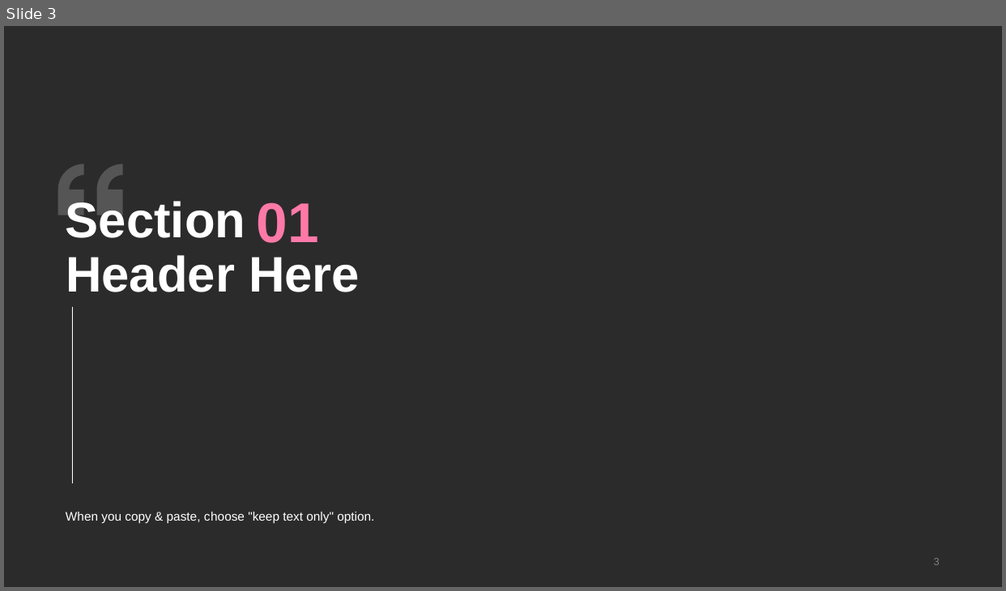
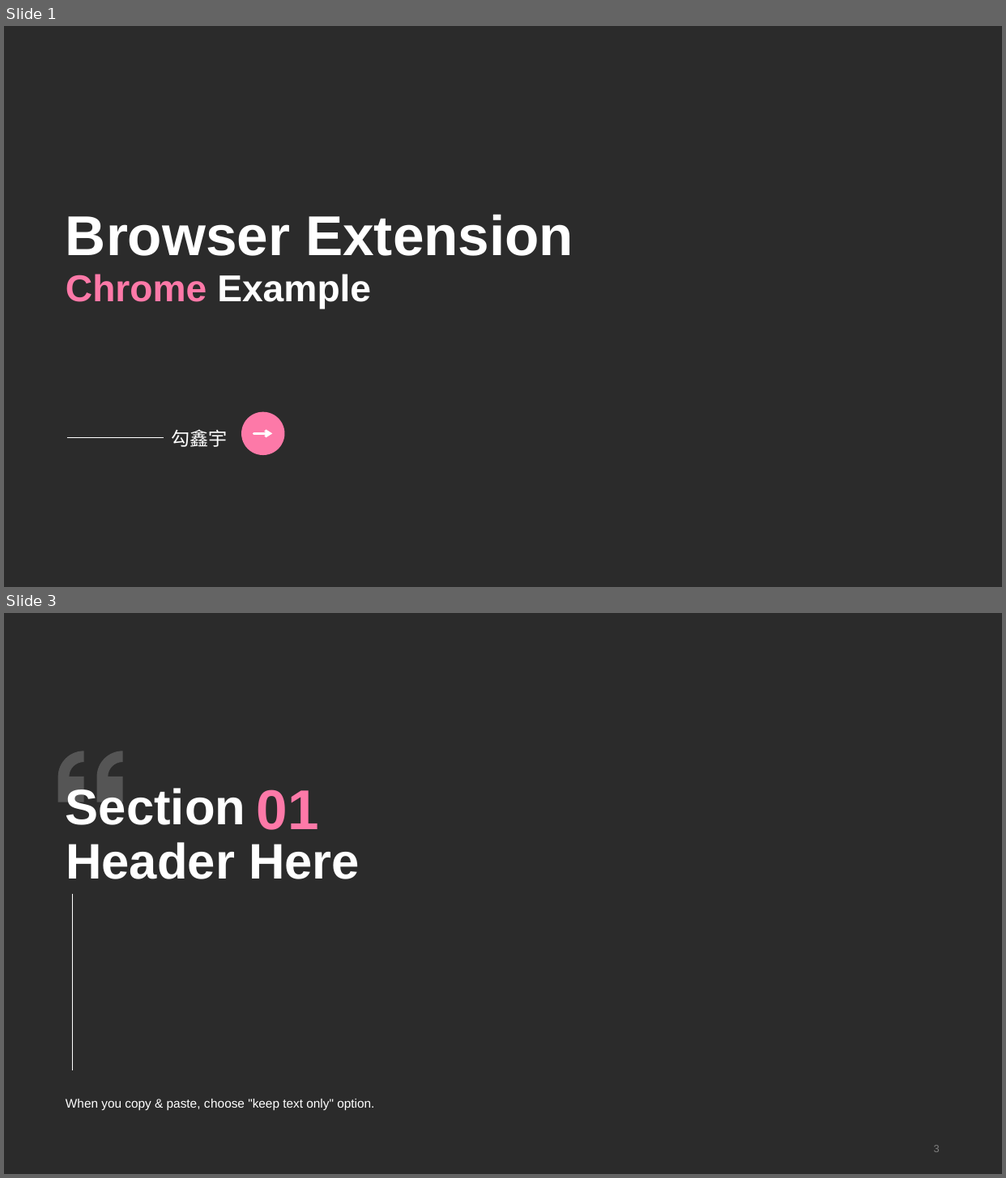
Before and after one commit to gxy5202/JS-Hero, a slide deck: browser-extension/extension.pptx. Shown one above the other, each under a label of ours: slide 3 before the commit, slides 1 and 3 after it; the slides between them are not shown. The pictures are 1006x591 and 1006x1178 pixels, drawn with LibreOffice and Linux fonts; fonts in the diff are those of the drawing; background and template pictures are left out; a plain dark background stands for a picture behind light text. Boxes give left, top, right and bottom in pixels: in the first picture for what was removed or moved away, otherwise in the second. Text is boxed around its words. In the diff, an @@ line names an element or a change of style, - is before the commit and + after.

```diff
--- a/browser-extension/extension.pptx
+++ b/browser-extension/extension.pptx
@@ slide 1 added at (4,26,1002,587), background picture (left out) @@
@@ title added at (66,214,573,309), 54 pt, text #FFFFFF, bold @@
+Browser Extension
+Chrome Example
@@ ellipse added at (241,412,285,456), fill #FD79A8 @@
@@ line added from (67, 438) to (164, 438), #FFFFFF 0.5 pt @@
@@ text added at (171,429,227,447), 18 pt, text #FFFFFF @@
+勾鑫宇
@@ arrow added from (254, 434) to (273, 434), #FFFFFF 2.25 pt @@
```
Also in this commit, not shown: 1 slide changed, 1 slide removed.
